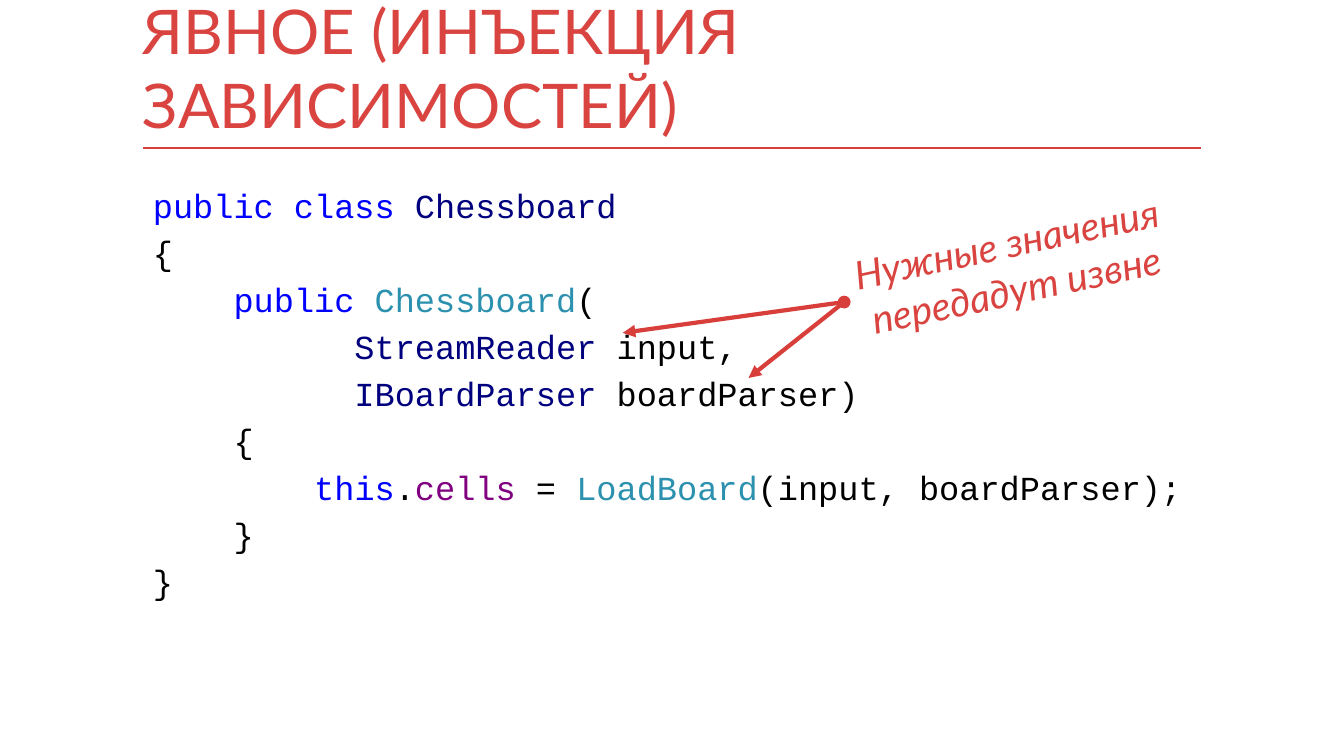
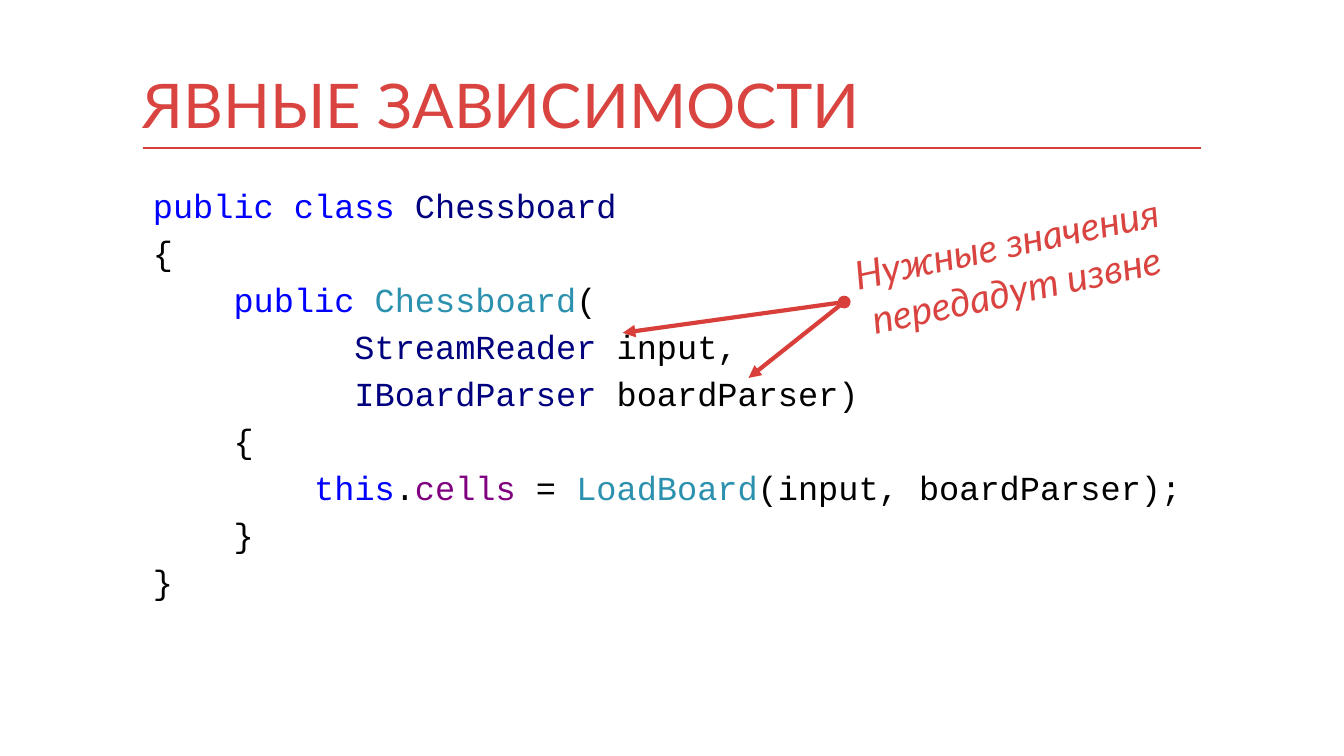
Before and after one commit to kontur-courses/di, a slide deck: slide 4 of di.pptx. Drawn at 1344x756 pixels with LibreOffice and Linux fonts; fonts in the diff are those of the drawing. Boxes give left, top, right and bottom in pixels: in the first picture for what was removed or moved away, otherwise in the second. Text is boxed around its words. In the diff, an @@ line names an element or a change of style, - is before the commit and + after.

```diff
--- a/di.pptx
+++ b/di.pptx
@@ title at [143, 83, 860, 129]: text changed @@
-ЯВНОЕ (ИНЪЕКЦИЯ ЗАВИСИМОСТЕЙ)
+ЯВНЫЕ ЗАВИСИМОСТИ
```
Also in this commit, not shown: 7 other slides changed, 14 slides added.
